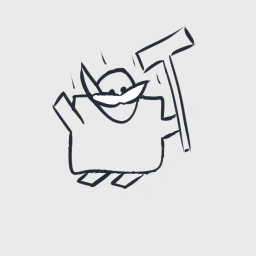
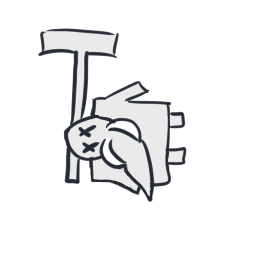
Comparing the layer stacks of the two w=256, h=256 images. Changes:
painted on "Player" over [0, 0, 256, 256]
hid "BG grey", painted on it over [0, 0, 256, 256]
